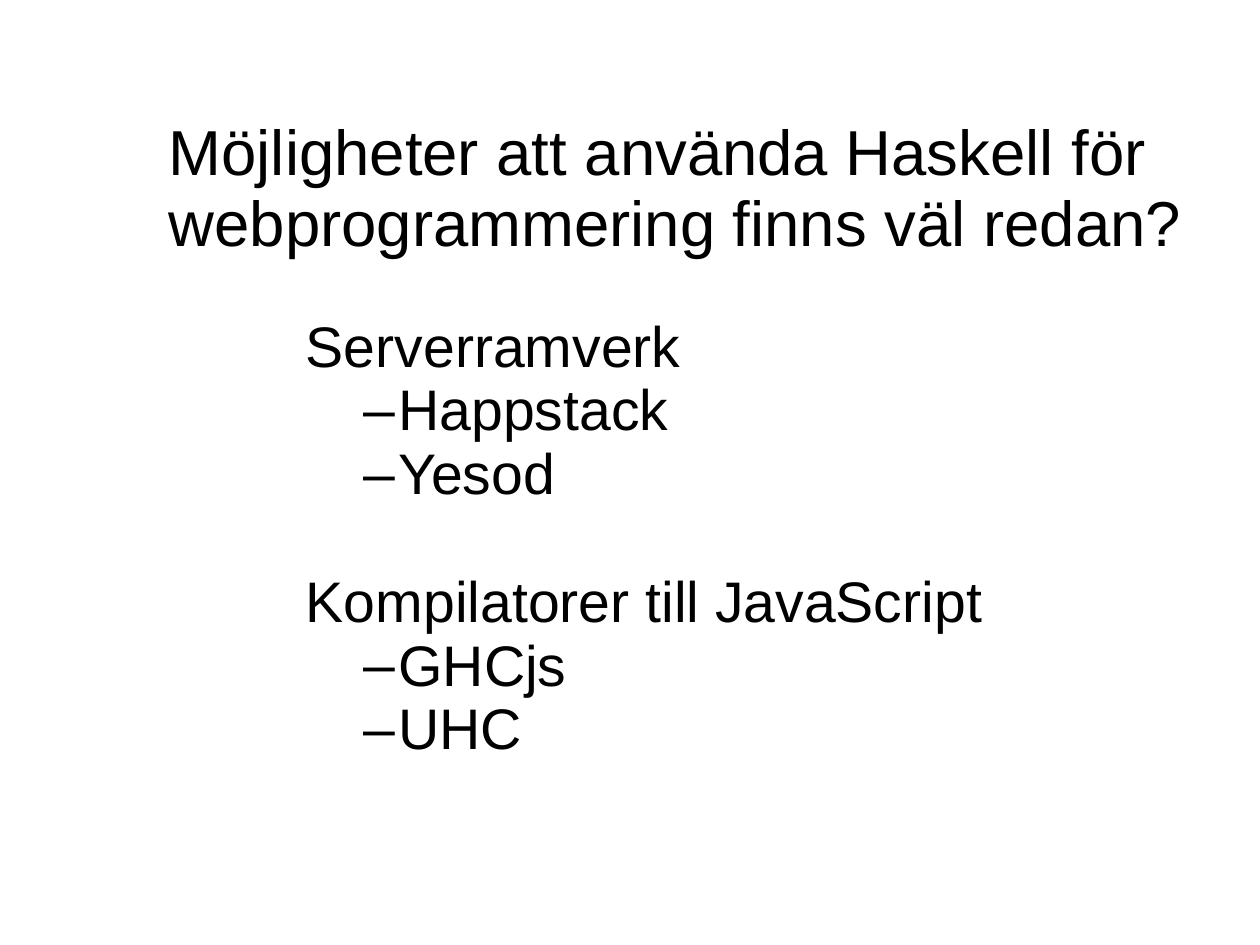
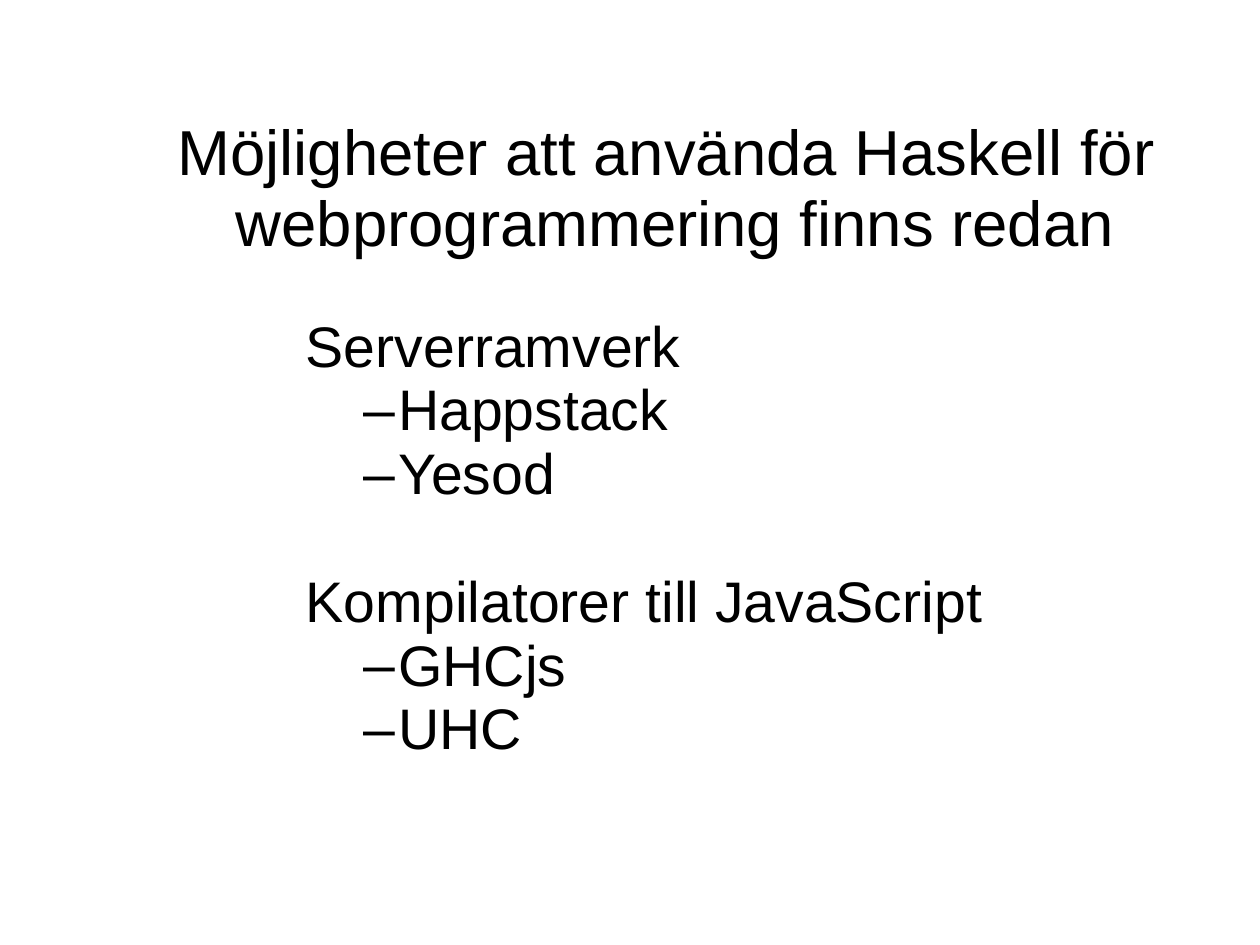
Before and after one commit to evilcandybag/JSHC, a slide deck: slide 21 of report/presentation.ppt (slide 18 before the commit). Drawn at 1260x945 pixels with LibreOffice and Linux fonts; fonts in the diff are those of the drawing. Boxes give left, top, right and bottom in pixels: in the first picture for what was removed or moved away, otherwise in the second. Text is boxed around its words. In the diff, an @@ line names an element or a change of style, - is before the commit and + after.

Commit message:
presentation

```diff
--- a/report/presentation.ppt
+++ b/report/presentation.ppt
@@ text at bbox=[177, 129, 1154, 187]: alignment left to centre @@
@@ text at bbox=[236, 200, 1113, 258]: text changed @@
-webprogrammering finns väl redan?
+webprogrammering finns redan
```
Also in this commit, not shown: 2 other slides changed, 19 slides added, 1 slide removed.
